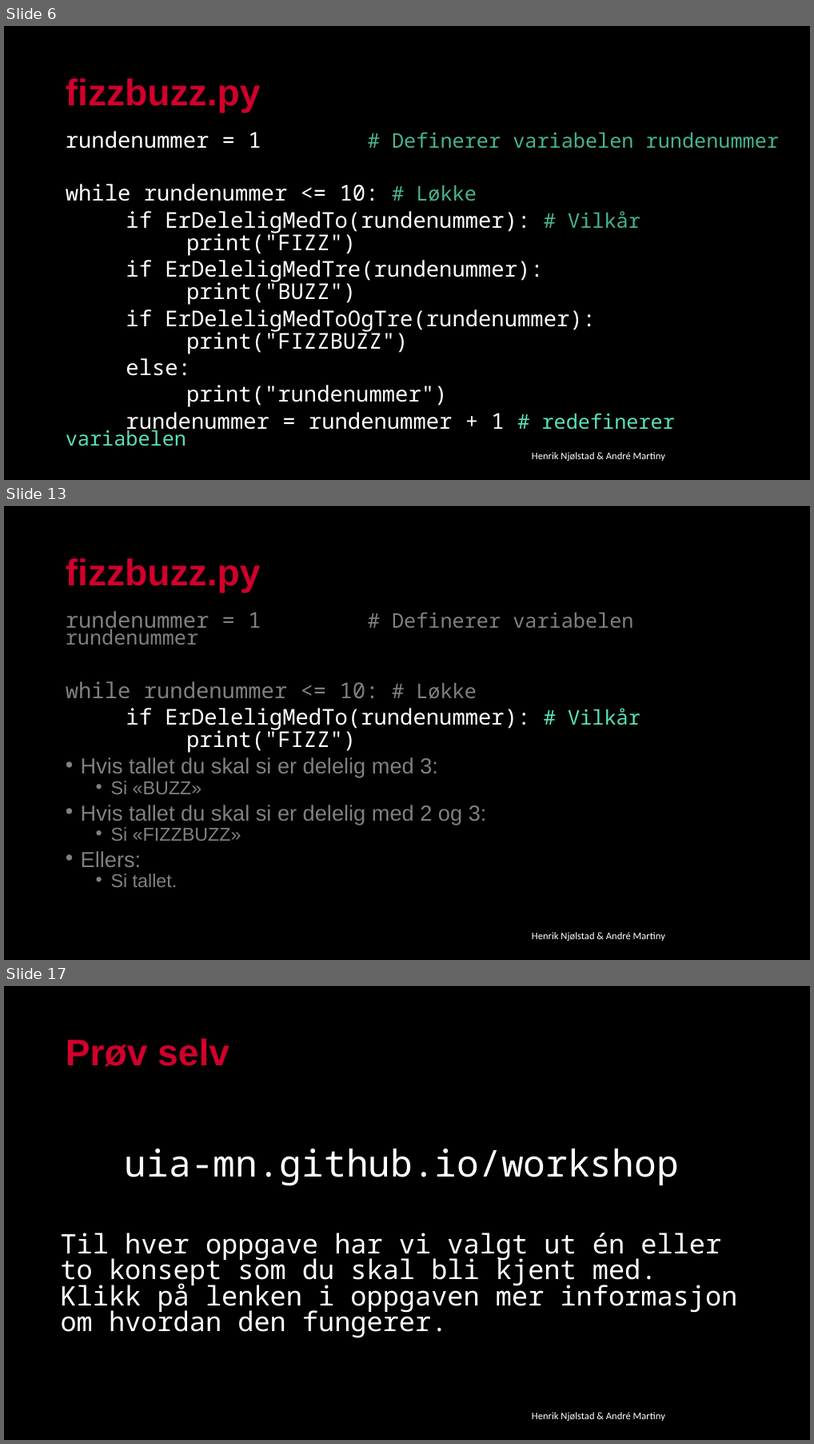
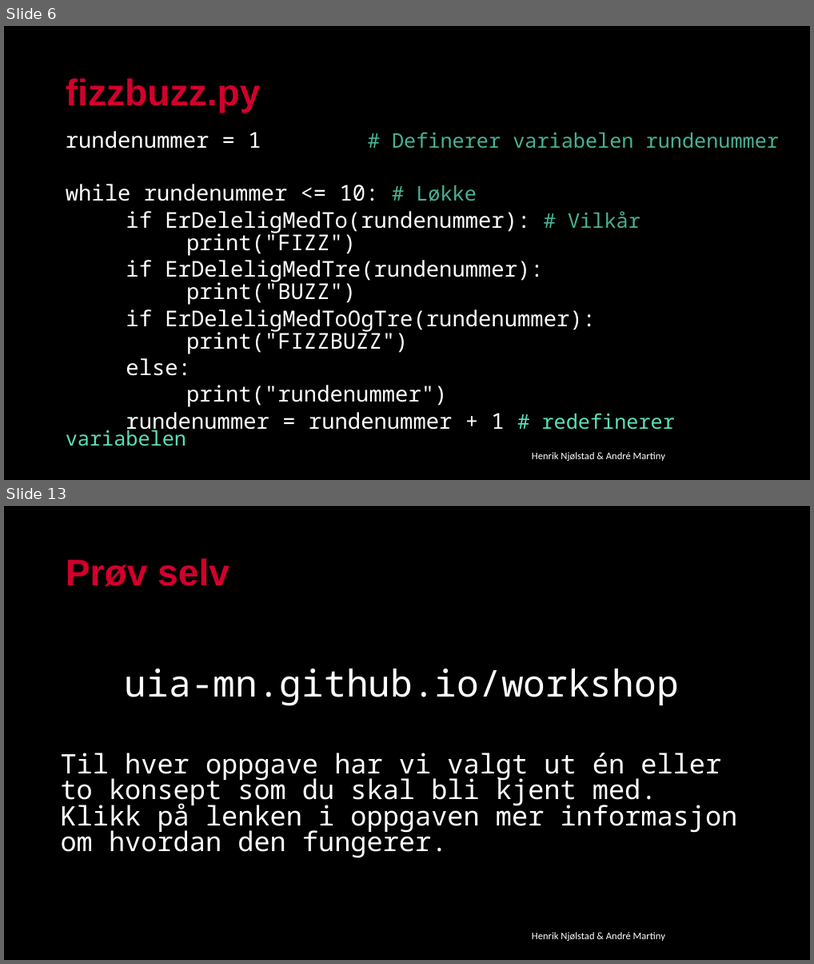
Before and after one commit to kodelaben/kodelaben.github.io, a slide deck: _drafts/Oppgaver/Workshop/Workshop_2PP.pptx. Shown one above the other, each under a label of ours: slides 6, 13 and 17 before the commit, slides 6 and 13 after it; the slides between them are not shown. The pictures are 814x1444 and 814x964 pixels, drawn with LibreOffice and Linux fonts; fonts in the diff are those of the drawing; background and template pictures are left out. Boxes give left, top, right and bottom in pixels: in the first picture for what was removed or moved away, otherwise in the second. Text is boxed around its words. In the diff, an @@ line names an element or a change of style, - is before the commit and + after.

```diff
--- a/_drafts/Oppgaver/Workshop/Workshop_2PP.pptx
+++ b/_drafts/Oppgaver/Workshop/Workshop_2PP.pptx
@@ slide 13 removed at (4,506,810,960), background #000000 @@
@@ title removed at (66,558,261,593) @@
-fizzbuzz.py
@@ text removed at (66,611,641,887) @@
-rundenummer = 1 # Definerer variabelen rundenummer
-while rundenummer <= 10: # Løkke
-if ErDeleligMedTo(rundenummer): # Vilkår
-    print("FIZZ")
-• Hvis tallet du skal si er delelig med 3:
-  • Si «BUZZ»
-• Hvis tallet du skal si er delelig med 2 og 3:
-  • Si «FIZZBUZZ»
-• Ellers:
-  • Si tallet.
@@ text removed at (532,932,666,940) @@
-Henrik Njølstad & André Martiny
@@ what was slide 17 is now slide 13 @@
```
Also in this commit, not shown: 4 slides changed, 3 slides added, 6 other slides removed, 8 other files.
